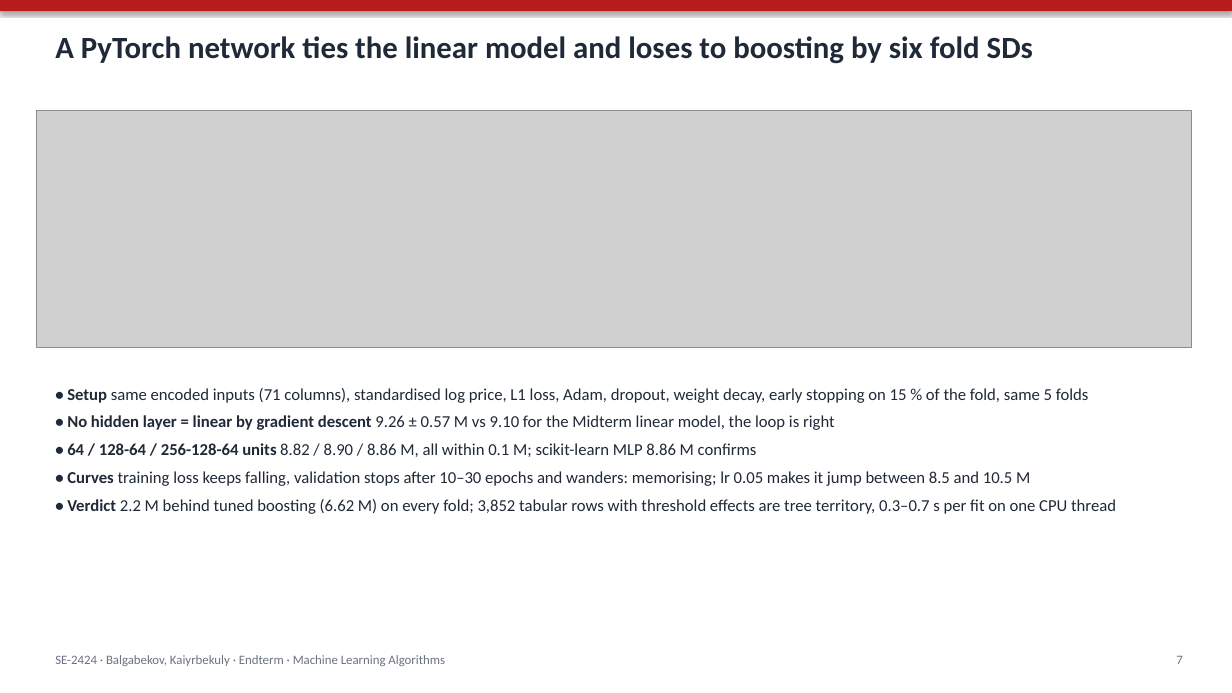
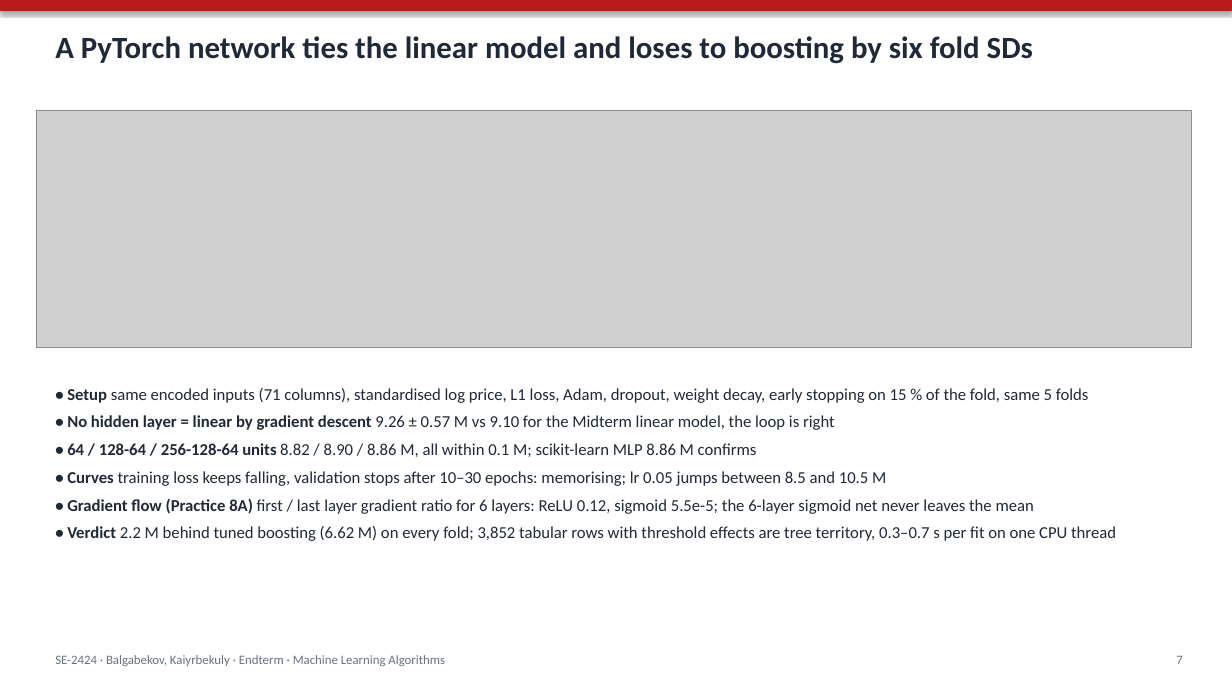
Before and after one commit to Newterios/mla_midtem, a slide deck: slide 7 of slides/Endterm_SE-2424_slides.pptx. Drawn at 1232x693 pixels with LibreOffice and Linux fonts; fonts in the diff are those of the drawing; grey boxes stand for pictures. Boxes give left, top, right and bottom in pixels: in the first picture for what was removed or moved away, otherwise in the second. Text is boxed around its words. In the diff, an @@ line names an element or a change of style, - is before the commit and + after.

```diff
--- a/slides/Endterm_SE-2424_slides.pptx
+++ b/slides/Endterm_SE-2424_slides.pptx
@@ text at [67, 471, 1034, 514]: text changed @@
-• Curves training loss keeps falling, validation stops after 10–30 epochs and wanders: memorising; lr 0.05 makes it jump between 8.5 and 10.5 M
+• Curves training loss keeps falling, validation stops after 10–30 epochs: memorising; lr 0.05 jumps between 8.5 and 10.5 M
+• Gradient flow (Practice 8A) first / last layer gradient ratio for 6 layers: ReLU 0.12, sigmoid 5.5e-5; the 6-layer sigmoid net never leaves the mean
```
Also in this commit, not shown: 11 other files.
